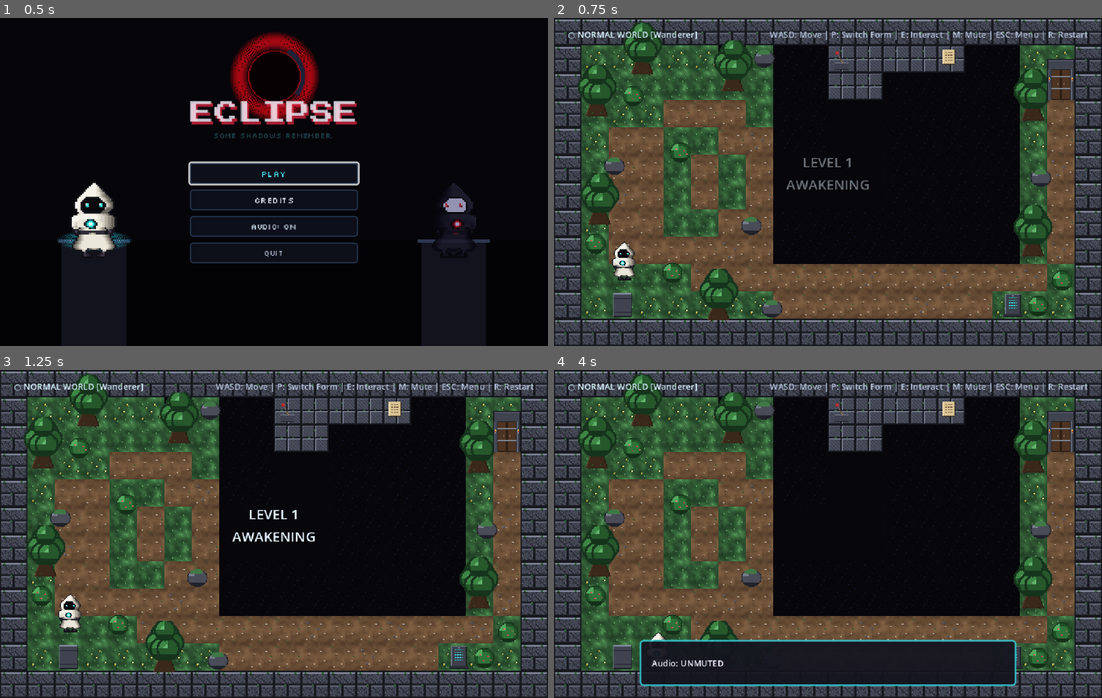
Above: before the commit, frames 1-4 (two rows, left to right).
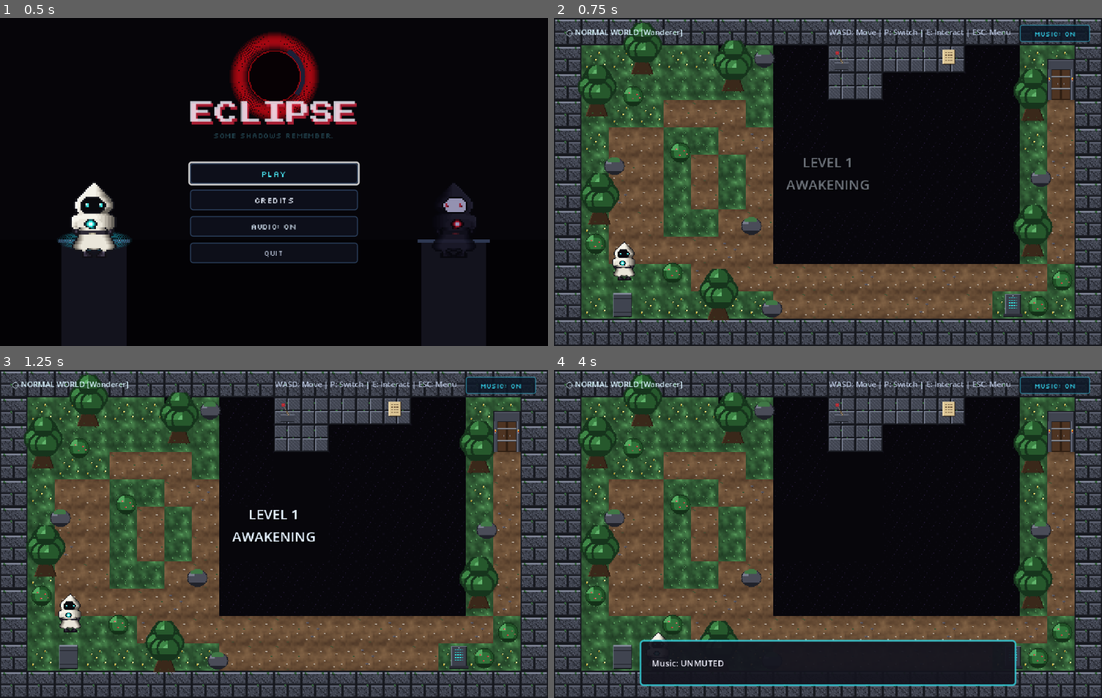
Above: after the commit, the same moments.

Repository: dvrmm-08/Eclipse
Game: Godot game, scene res://scenes/title_screen.tscn
Same seed, same stepped clock (60 frames per second), same inputs: the game is played once before the commit and once after it. Sound files missing from this copy of the repository are replaced by a short silence.
Inputs (mouse positions are in pixels of both pictures, inside the frame that each line leads up to):
- Up to frame 1 (0.5 s): no input
- Up to frame 2 (0.75 s): click "PLAY" at 0.5 s
- Up to frame 3 (1.25 s): no input
- Up to frame 4 (4 s): click (1052, 386) at 1.25 s, where only the run after the commit has a clickable "MUSIC: ON"; click (1052, 386) at 2 s, where only the run after the commit has a clickable "MUSIC: OFF"; tap Enter at 2.75 s; move the mouse to (948, 517) at 2.77 s; hold D (move_right) 2.78-3.53 s; tap M at 2.85, 3.8 s; move the mouse to (718, 550) at 3.52 s; hold S (move_down) from 3.53 s (still down); tap E (interact) at 3.6 s

Frame 1 is identical in both runs. In frame 2, 1.5% of the frame differs, in the area x 2-98%, y 2-8%; in frame 3, 1.5%; in frame 4, 1.6%, in the area x 2-98%, y 2-91%.

Commit message:
Added sound system

Diff:
--- a/scenes/ui_overlay.tscn
+++ b/scenes/ui_overlay.tscn
@@ -31,11 +31,11 @@
 
 [node name="DimensionLabel" type="Label" parent="HUD"]
 layout_mode = 0
-offset_left = 16.0
-offset_top = 12.0
-offset_right = 260.0
-offset_bottom = 32.0
-theme_override_font_sizes/font_size = 10
+offset_left = 14.0
+offset_top = 10.0
+offset_right = 240.0
+offset_bottom = 28.0
+theme_override_font_sizes/font_size = 9
 text = "○ NORMAL WORLD [Wanderer]"
 
 [node name="ControlsLabel" type="Label" parent="HUD"]
@@ -43,15 +43,31 @@
 anchors_preset = 1
 anchor_left = 1.0
 anchor_right = 1.0
-offset_left = -380.0
-offset_top = 12.0
-offset_right = -16.0
-offset_bottom = 32.0
+offset_left = -460.0
+offset_top = 10.0
+offset_right = -106.0
+offset_bottom = 28.0
 grow_horizontal = 0
 theme_override_colors/font_color = Color(0.75, 0.8, 0.9, 0.95)
-theme_override_font_sizes/font_size = 10
-text = "WASD: Move | P: Switch Form | E: Interact | R: Restart"
+theme_override_font_sizes/font_size = 9
+text = "WASD: Move | P: Switch | E: Interact | ESC: Menu"
 horizontal_alignment = 2
+
+[node name="MusicToggleButton" type="Button" parent="HUD"]
+layout_mode = 1
+anchors_preset = 1
+anchor_left = 1.0
+anchor_right = 1.0
+offset_left = -96.0
+offset_top = 8.0
+offset_right = -14.0
+offset_bottom = 28.0
+grow_horizontal = 0
+focus_mode = 0
+mouse_filter = 0
+mouse_default_cursor_shape = 2
+theme_override_font_sizes/font_size = 8
+text = "MUSIC: ON"
 
 [node name="LevelBanner" type="Label" parent="HUD"]
 layout_mode = 1
--- a/scripts/audio_manager.gd
+++ b/scripts/audio_manager.gd
@@ -69,19 +69,23 @@
 var stream_sfx_gate: AudioStream = null
 var stream_sfx_reveal: AudioStream = null
 
+const SETTINGS_PATH: String = "user://settings.cfg"
 var is_muted: bool = false
+var is_music_muted: bool = false
 var default_music_volume_db: float = -10.0
 var default_sfx_volume_db: float = -6.0
 
 var _crossfade_tween: Tween = null
 
 signal mute_toggled(muted: bool)
+signal music_mute_toggled(muted: bool)
 signal music_mode_changed(mode: MusicMode)
 
 func _ready() -> void:
 	process_mode = Node.PROCESS_MODE_ALWAYS
 
 	_ensure_audio_buses()
+	_load_settings()
 	_load_resources()
 	_setup_players()
 
@@ -320,7 +324,56 @@
 		return
 	player.play()
 
-# ── VOLUME & MUTE ────────────────────────────────────────────────────────────
+# ── SETTINGS PERSISTENCE ─────────────────────────────────────────────────────
+
+func _load_settings() -> void:
+	var config = ConfigFile.new()
+	var err = config.load(SETTINGS_PATH)
+	if err == OK:
+		is_music_muted = config.get_value("audio", "music_muted", false)
+	else:
+		is_music_muted = false
+
+	var bus_idx = AudioServer.get_bus_index("Music")
+	if bus_idx != -1:
+		AudioServer.set_bus_mute(bus_idx, is_music_muted)
+	print("AUDIO: Settings loaded. Music muted: ", is_music_muted)
+
+func _save_settings() -> void:
+	var config = ConfigFile.new()
+	# Load existing file first to preserve any other existing sections/keys
+	config.load(SETTINGS_PATH)
+	config.set_value("audio", "music_muted", is_music_muted)
+	var err = config.save(SETTINGS_PATH)
+	if err != OK:
+		push_warning("Failed to save audio settings to: " + SETTINGS_PATH)
+
+# ── MUSIC-SPECIFIC MUTE ──────────────────────────────────────────────────────
+
+func toggle_music_mute() -> bool:
+	set_music_muted(not is_music_muted)
+	return is_music_muted
+
+func set_music_muted(muted: bool, save: bool = true) -> void:
+	is_music_muted = muted
+	var bus_idx = AudioServer.get_bus_index("Music")
+	if bus_idx != -1:
+		AudioServer.set_bus_mute(bus_idx, is_music_muted)
+
+	if not is_music_muted and not is_muted:
+		if active_player and active_player.stream and not active_player.playing:
+			active_player.play()
+
+	if save:
+		_save_settings()
+
+	emit_signal("music_mute_toggled", is_music_muted)
+	print("AUDIO: Music mute set to ", is_music_muted)
+
+func get_music_muted() -> bool:
+	return is_music_muted
+
+# ── MASTER VOLUME & MUTE ─────────────────────────────────────────────────────
 
 func toggle_mute() -> bool:
 	set_muted(not is_muted)
--- a/scripts/level_base.gd
+++ b/scripts/level_base.gd
@@ -71,9 +71,13 @@
 		if event.keycode == KEY_M:
 			if is_inside_tree() and get_tree() and get_tree().root.has_node("AudioManager"):
 				var audio_mgr = get_tree().root.get_node("AudioManager")
-				var muted = audio_mgr.toggle_mute()
+				var muted = false
+				if audio_mgr.has_method("toggle_music_mute"):
+					muted = audio_mgr.toggle_music_mute()
+				else:
+					muted = audio_mgr.toggle_mute()
 				if ui and ui.has_method("show_message"):
-					ui.show_message("Audio: " + ("MUTED" if muted else "UNMUTED"), 1.5)
+					ui.show_message("Music: " + ("MUTED" if muted else "UNMUTED"), 1.5)
 		elif event.keycode == KEY_ESCAPE:
 			if is_inside_tree() and get_tree():
 				get_tree().change_scene_to_file("res://scenes/title_screen.tscn")
--- /dev/null
+++ b/scripts/test_music_toggle.gd
@@ -0,0 +1,227 @@
+extends SceneTree
+
+# ═════════════════════════════════════════════════════════════════════════════
+# ECLIPSE — In-Game Music Toggle & Persistence Test Suite
+# Verifies:
+#   1. Music plays normally when saved preference is ON (default).
+#   2. Music toggle button present in Level 1 HUD in top-right corner.
+#   3. Clicking button mutes background music immediately (Music bus muted).
+#   4. Gameplay SFX (UI click, summon, return, mechanism) remain audible when music is muted.
+#   5. Switching between Wanderer & Shadow forms preserves music mute without music leaking.
+#   6. Transitioning from Level 1 to Level 2 preserves music mute.
+#   7. Music toggle button present and functional in Level 2 HUD with matching state.
+#   8. Unmuting music restores appropriate track immediately without playback restart.
+#   9. Preference persistence to user://settings.cfg survives across session reloads.
+#  10. Startup application: saved preference applies before first music frame.
+#  11. Hidden during ending cinematic (hide_hud hides toggle button).
+#  12. Layout: No overlap between DimensionLabel, ControlsLabel, and MusicToggleButton.
+# ═════════════════════════════════════════════════════════════════════════════
+
+var passed: int = 0
+var total: int = 0
+
+func record(test_name: String, ok: bool, details: String = "") -> void:
+	total += 1
+	if ok:
+		passed += 1
+		print("  [PASS] Test %02d: %s %s" % [total, test_name, "(%s)" % details if details != "" else ""])
+	else:
+		printerr("  [FAIL] Test %02d: %s %s" % [total, test_name, "- REASON: %s" % details if details != "" else ""])
+
+func _init() -> void:
+	print("\n════════════════════════════════════════════════════════════")
+	print("  TESTING IN-GAME MUSIC TOGGLE & PERSISTENCE")
+	print("════════════════════════════════════════════════════════════\n")
+
+	# ── TEST 1: Default State: Music ON & Playing ──
+	change_scene_to_file("res://scenes/level_1.tscn")
+	for i in range(5):
+		await process_frame
+		await physics_frame
+
+	var audio_mgr = root.get_node_or_null("AudioManager")
+	var music_bus = AudioServer.get_bus_index("Music")
+	var sfx_bus = AudioServer.get_bus_index("SFX")
+
+	if audio_mgr:
+		audio_mgr.set_music_muted(false, true)
+
+	var lvl1 = current_scene
+	var music_muted_init = audio_mgr.get_music_muted() if audio_mgr else true
+	var music_bus_muted_init = AudioServer.is_bus_mute(music_bus)
+	var active_playing = (audio_mgr != null and audio_mgr.active_player != null and audio_mgr.active_player.playing)
+	record("1. Music plays normally when preference is ON",
+		not music_muted_init and not music_bus_muted_init and active_playing,
+		"MusicMode.NORMAL active, Music bus unmuted, player playing")
+
+	# ── TEST 2: Music Toggle Button Presence & Layout in Level 1 ──
+	var ui1 = lvl1.get_node_or_null("UIOverlay")
+	var btn1 = ui1.get_node_or_null("HUD/MusicToggleButton") as Button if ui1 else null
+	var dim_lbl1 = ui1.get_node_or_null("HUD/DimensionLabel") as Label if ui1 else null
+	var ctrl_lbl1 = ui1.get_node_or_null("HUD/ControlsLabel") as Label if ui1 else null
+
+	var layout_ok = false
+	if btn1 and dim_lbl1 and ctrl_lbl1:
+		# Check top-right positioning: button x is > 500, y is in top bar < 32
+		var btn_in_top_right = (btn1.global_position.x >= 500.0 and btn1.global_position.y >= 0.0 and btn1.global_position.y <= 32.0)
+		# Check no horizontal collision between DimensionLabel and Button
+		var no_overlap = (dim_lbl1.global_position.x + dim_lbl1.size.x < btn1.global_position.x)
+		layout_ok = btn_in_top_right and no_overlap
+	record("2. Button placement in top-right HUD without overlap", layout_ok,
+		"Button at (%.1f, %.1f), size %s" % [btn1.global_position.x, btn1.global_position.y, btn1.size] if btn1 else "Button missing")
+
+	# ── TEST 3: Click Button Mutes Background Music Immediately ──
+	var initial_track_pos = audio_mgr.active_player.get_playback_position() if audio_mgr and audio_mgr.active_player else 0.0
+	btn1.emit_signal("pressed")
+	for i in range(3):
+		await process_frame
+
+	var is_muted_now = audio_mgr.get_music_muted()
+	var music_bus_muted = AudioServer.is_bus_mute(music_bus)
+	var btn_text_off = (btn1.text == "MUSIC: OFF")
+	record("3. Clicking button mutes background music immediately",
+		is_muted_now and music_bus_muted and btn_text_off,
+		"Music bus muted=true, button text='MUSIC: OFF', AudioServer bus mute active")
+
+	# ── TEST 4: SFX Remain Fully Audible While Music Is Muted ──
+	var sfx_bus_unmuted = not AudioServer.is_bus_mute(sfx_bus)
+	var master_bus_unmuted = not AudioServer.is_bus_mute(0)
+	# Trigger dimension switch SFX or UI SFX
+	audio_mgr.play_summon_shadow_sfx()
+	var sfx_playing = (audio_mgr.sfx_summon != null and audio_mgr.sfx_summon.playing)
+	record("4. Sound effects remain audible while music is muted",
+		sfx_bus_unmuted and master_bus_unmuted and sfx_playing,
+		"SFX bus unmuted, Master bus unmuted, SFX player actively played")
+
+	# ── TEST 5: Dimension Switching Preserves Mute Without Leaks ──
+	lvl1.toggle_dimension() # Switch to Shadow form
+	for i in range(5):
+		await process_frame
+		await physics_frame
+
+	var shadow_music_muted = audio_mgr.get_music_muted()
+	var shadow_bus_muted = AudioServer.is_bus_mute(music_bus)
+	var shadow_active = lvl1.eclipse_active
+	record("5. Preference remains OFF when switching dimensions",
+		shadow_active and shadow_music_muted and shadow_bus_muted,
+		"Switched to Eclipse Mode; Music bus remains strictly muted")
+
+	# Switch back to Wanderer
+	lvl1.toggle_dimension()
+	for i in range(5):
+		await process_frame
+		await physics_frame
+
+	# ── TEST 6: Transitioning to Level 2 Preserves Mute Preference ──
+	change_scene_to_file("res://scenes/level_2.tscn")
+	for i in range(5):
+		await process_frame
+		await physics_frame
+
+	var lvl2 = current_scene
+	var lvl2_music_muted = audio_mgr.get_music_muted()
+	var lvl2_bus_muted = AudioServer.is_bus_mute(music_bus)
+	var ui2 = lvl2.get_node_or_null("UIOverlay")
+	var btn2 = ui2.get_node_or_null("HUD/MusicToggleButton") as Button if ui2 else null
+	var btn2_text_off = (btn2 != null and btn2.text == "MUSIC: OFF")
+	record("6. Preference remains OFF when transitioning levels",
+		lvl2_music_muted and lvl2_bus_muted and btn2_text_off,
+		"Entered Level 2; Music bus still muted, Level 2 button displays MUSIC: OFF")
+
+	# ── TEST 7: Returning to Main Menu Preserves Mute Preference ──
+	change_scene_to_file("res://scenes/title_screen.tscn")
+	for i in range(5):
+		await process_frame
+		await physics_frame
+
+	var title_music_muted = audio_mgr.get_music_muted()
+	var title_bus_muted = AudioServer.is_bus_mute(music_bus)
+	record("7. Preference remains OFF when returning to main menu",
+		title_music_muted and title_bus_muted,
+		"TitleScreen active; Music bus remains strictly muted")
+
+	# ── TEST 8: Reopen Level 2 and Unmute Music ──
+	change_scene_to_file("res://scenes/level_2.tscn")
+	for i in range(5):
+		await process_frame
+		await physics_frame
+
+	lvl2 = current_scene
+	ui2 = lvl2.get_node_or_null("UIOverlay")
+	btn2 = ui2.get_node_or_null("HUD/MusicToggleButton") as Button if ui2 else null
+
+	# Click button to unmute
+	btn2.emit_signal("pressed")
+	for i in range(3):
+		await process_frame
+
+	var unmuted_music = not audio_mgr.get_music_muted()
+	var unmuted_bus = not AudioServer.is_bus_mute(music_bus)
+	var btn2_text_on = (btn2.text == "MUSIC: ON")
+	var music_playing_now = (audio_mgr.active_player != null and audio_mgr.active_player.playing)
+	record("8. Turning music ON restores current track immediately",
+		unmuted_music and unmuted_bus and btn2_text_on and music_playing_now,
+		"Music bus unmuted, button text='MUSIC: ON', track playing seamlessly")
+
+	# ── TEST 9: Persistence to user://settings.cfg ──
+	# Now mute again to test config file contents
+	btn2.emit_signal("pressed")
+	for i in range(3):
+		await process_frame
+
+	var config = ConfigFile.new()
+	var load_err = config.load(audio_mgr.SETTINGS_PATH)
+	var saved_val = config.get_value("audio", "music_muted", null)
+	record("9. Settings saved to user://settings.cfg",
+		load_err == OK and saved_val == true,
+		"settings.cfg loaded successfully, audio.music_muted = %s" % str(saved_val))
+
+	# ── TEST 10: Startup Application from ConfigFile ──
+	# Simulate startup: call _load_settings on AudioManager
+	audio_mgr.is_music_muted = false # Temporarily reset in-memory variable
+	AudioServer.set_bus_mute(music_bus, false)
+	audio_mgr._load_settings() # Re-read config from disk
+	var restored_from_disk = (audio_mgr.is_music_muted == true and AudioServer.is_bus_mute(music_bus) == true)
+	record("10. Saved preference applied during startup before music plays",
+		restored_from_disk,
+		"_load_settings() correctly restores music_muted=true and mutes Music bus")
+
+	# ── TEST 11: Button Hidden During Ending Cinematic (hide_hud) ──
+	ui2.hide_hud()
+	var btn_hidden = not btn2.visible
+	ui2.show_hud()
+	var btn_restored = btn2.visible
+	record("11. Button hidden during cinematic & restored for gameplay",
+		btn_hidden and btn_restored,
+		"hide_hud hides MusicToggleButton; show_hud restores it")
+
+	# ── TEST 12: Keyboard [M] Shortcut Also Toggles Music and Updates Button ──
+	# Ensure music is currently unmuted for this test
+	audio_mgr.set_music_muted(false)
+	await process_frame
+	var pre_m_btn_text = btn2.text # should be MUSIC: ON
+	# Simulate pressing M key
+	var key_event = InputEventKey.new()
+	key_event.keycode = KEY_M
+	key_event.pressed = true
+	lvl2._unhandled_input(key_event)
+	for i in range(3):
+		await process_frame
+
+	var post_m_muted = audio_mgr.get_music_muted()
+	var post_m_btn_text = btn2.text
+	record("12. Keyboard [M] key synchronizes with Music button",
+		post_m_muted and post_m_btn_text == "MUSIC: OFF",
+		"M key toggled music mute and updated button text to MUSIC: OFF")
+
+	# Reset settings to clean state for player
+	audio_mgr.set_music_muted(false, true)
+
+	print("\n════════════════════════════════════════════════════════════")
+	print("  TOTAL VERIFICATION: %d / %d PASSED" % [passed, total])
+	print("════════════════════════════════════════════════════════════\n")
+
+	if passed == total:
+		quit(0)
+	else:
+		quit(1)
--- a/scripts/ui_overlay.gd
+++ b/scripts/ui_overlay.gd
@@ -2,12 +2,14 @@
 
 @onready var dimension_label: Label = $HUD/DimensionLabel
 @onready var controls_label: Label = $HUD/ControlsLabel
+@onready var music_button: Button = get_node_or_null("HUD/MusicToggleButton") as Button
 @onready var message_box: PanelContainer = $HUD/MessageBox
 @onready var message_label: Label = $HUD/MessageBox/MarginContainer/MessageLabel
 @onready var level_banner: Label = $HUD/LevelBanner
 @onready var canvas_modulate: CanvasModulate = $CanvasModulate
 
 var message_timer: float = 0.0
+var font_silkscreen: Font = null
 
 func _init_ui() -> void:
 	if not message_box and has_node("HUD/MessageBox"):
@@ -18,6 +20,8 @@
 		dimension_label = $HUD/DimensionLabel
 	if not controls_label and has_node("HUD/ControlsLabel"):
 		controls_label = $HUD/ControlsLabel
+	if not music_button and has_node("HUD/MusicToggleButton"):
+		music_button = $HUD/MusicToggleButton
 	if not level_banner and has_node("HUD/LevelBanner"):
 		level_banner = $HUD/LevelBanner
 	if not canvas_modulate and has_node("CanvasModulate"):
@@ -31,8 +35,24 @@
 	if level_banner:
 		level_banner.visible = false
 	if controls_label:
-		controls_label.text = "WASD: Move | P: Switch Form | E: Interact | M: Mute | ESC: Menu | R: Restart"
+		controls_label.text = "WASD: Move | P: Switch | E: Interact | ESC: Menu"
 	update_dimension(false)
+
+	if font_silkscreen == null and ResourceLoader.exists("res://assets/fonts/Silkscreen-Regular.ttf"):
+		font_silkscreen = load("res://assets/fonts/Silkscreen-Regular.ttf")
+
+	if music_button:
+		if not music_button.pressed.is_connected(_on_music_button_pressed):
+			music_button.pressed.connect(_on_music_button_pressed)
+		if not music_button.mouse_entered.is_connected(_on_music_button_hover):
+			music_button.mouse_entered.connect(_on_music_button_hover)
+
+	var audio_mgr = get_node_or_null("/root/AudioManager")
+	if audio_mgr and audio_mgr.has_signal("music_mute_toggled"):
+		if not audio_mgr.music_mute_toggled.is_connected(_on_music_mute_toggled):
+			audio_mgr.music_mute_toggled.connect(_on_music_mute_toggled)
+
+	_update_music_button()
 
 func _process(delta: float) -> void:
 	if message_timer > 0.0:
@@ -120,6 +140,99 @@
 		controls_label.visible = false
 	if level_banner:
 		level_banner.visible = false
+	if music_button:
+		music_button.visible = false
+
+func show_hud() -> void:
+	_init_ui()
+	if dimension_label:
+		dimension_label.visible = true
+	if controls_label:
+		controls_label.visible = true
+	if music_button:
+		music_button.visible = true
+
+func _on_music_button_pressed() -> void:
+	var audio_mgr = get_node_or_null("/root/AudioManager")
+	if audio_mgr:
+		if audio_mgr.has_method("play_ui_click"):
+			audio_mgr.play_ui_click()
+		if audio_mgr.has_method("toggle_music_mute"):
+			audio_mgr.toggle_music_mute()
+		else:
+			audio_mgr.toggle_mute()
+	_update_music_button()
+
+func _on_music_button_hover() -> void:
+	var audio_mgr = get_node_or_null("/root/AudioManager")
+	if audio_mgr and audio_mgr.has_method("play_ui_hover"):
+		audio_mgr.play_ui_hover()
+
+func _on_music_mute_toggled(_muted: bool) -> void:
+	_update_music_button()
+
+func _update_music_button() -> void:
+	if not music_button:
+		return
+	var audio_mgr = get_node_or_null("/root/AudioManager")
+	var is_muted = audio_mgr.get_music_muted() if audio_mgr and audio_mgr.has_method("get_music_muted") else false
+	_apply_music_button_style(is_muted)
+
+func _apply_music_button_style(is_muted: bool) -> void:
+	if not music_button:
+		return
+
+	if font_silkscreen:
+		music_button.add_theme_font_override("font", font_silkscreen)
+	music_button.add_theme_font_size_override("font_size", 8)
+
+	var style_normal = StyleBoxFlat.new()
+	var style_hover = StyleBoxFlat.new()
+	var style_pressed = StyleBoxFlat.new()
+
+	for sb in [style_normal, style_hover, style_pressed]:
+		sb.set_border_width_all(1)
+		sb.set_corner_radius_all(2)
+
+	if is_muted:
+		music_button.text = "MUSIC: OFF"
+		music_button.tooltip_text = "Music: OFF (Click to unmute)"
+
+		# Dark, muted colors
+		style_normal.bg_color = Color(0.06, 0.07, 0.10, 0.85)
+		style_normal.border_color = Color(0.32, 0.35, 0.42, 0.6)
+
+		style_hover.bg_color = Color(0.10, 0.12, 0.18, 0.95)
+		style_hover.border_color = Color(0.55, 0.60, 0.70, 0.9)
+
+		style_pressed.bg_color = Color(0.14, 0.16, 0.22, 0.95)
+		style_pressed.border_color = Color(0.70, 0.75, 0.85, 1.0)
+
+		music_button.add_theme_color_override("font_color", Color(0.60, 0.64, 0.72, 0.8))
+		music_button.add_theme_color_override("font_hover_color", Color(0.85, 0.88, 0.95, 1.0))
+		music_button.add_theme_color_override("font_pressed_color", Color(1.0, 1.0, 1.0, 1.0))
+	else:
+		music_button.text = "MUSIC: ON"
+		music_button.tooltip_text = "Music: ON (Click to mute)"
+
+		# Radiant cyan theme matching Eclipse UI
+		style_normal.bg_color = Color(0.05, 0.09, 0.15, 0.85)
+		style_normal.border_color = Color(0.20, 0.70, 0.82, 0.65)
+
+		style_hover.bg_color = Color(0.08, 0.15, 0.24, 0.95)
+		style_hover.border_color = Color(0.30, 0.90, 1.0, 0.95)
+
+		style_pressed.bg_color = Color(0.12, 0.20, 0.30, 0.95)
+		style_pressed.border_color = Color(0.40, 1.0, 1.0, 1.0)
+
+		music_button.add_theme_color_override("font_color", Color(0.20, 0.85, 0.95, 1.0))
+		music_button.add_theme_color_override("font_hover_color", Color(0.50, 0.95, 1.0, 1.0))
+		music_button.add_theme_color_override("font_pressed_color", Color(0.75, 1.0, 1.0, 1.0))
+
+	music_button.add_theme_stylebox_override("normal", style_normal)
+	music_button.add_theme_stylebox_override("hover", style_hover)
+	music_button.add_theme_stylebox_override("pressed", style_pressed)
+	music_button.add_theme_stylebox_override("focus", style_hover)
 
 func _set_msg_border_color(color: Color) -> void:
 	if message_box:
Not shown, added: export_presets.cfg
Not shown, added: scripts/test_music_toggle.gd.uid
Not shown, added: Eclipse.console.exe
Not shown, added: Eclipse.exe
Not shown, added: Eclipse.pck
